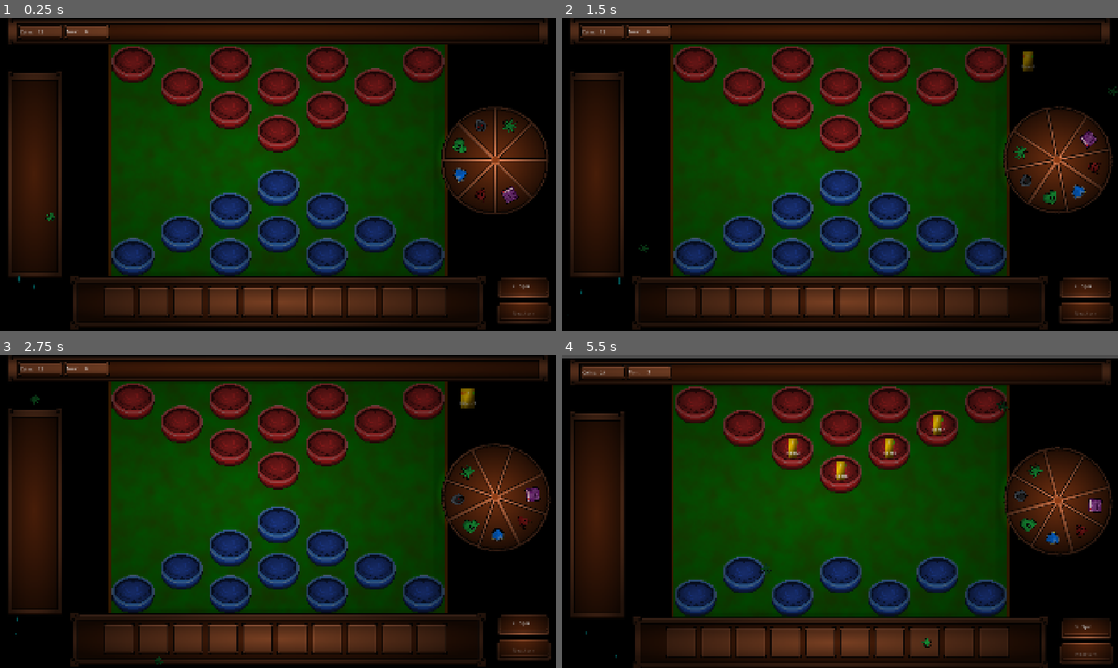
Above: before the commit, frames 1-4 (two rows, left to right).
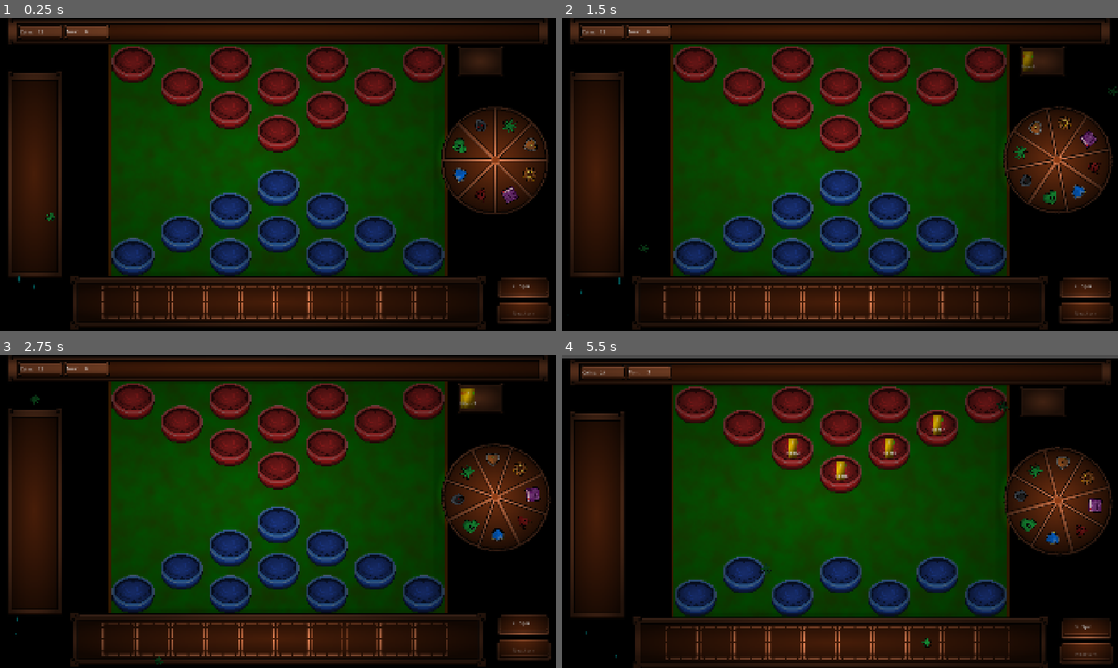
Above: after the commit, the same moments.

Repository: ArmanKianian/Untitled
Game: Godot game, scene res://scenes/game.tscn
Two runs of this game, one before a commit and one after it. Both use one fixed random seed, a clock stepped at 60 frames per second and the inputs below.
Inputs (mouse positions are in pixels of both pictures, inside the frame that each line leads up to):
- Up to frame 1 (0.25 s): no input
- Up to frame 2 (1.5 s): move the mouse to (962, 158) at 0.52 s; press the mouse at (962, 158) at 0.53 s; move the mouse to (695, 61) at 1.27 s; release the mouse at (695, 61) at 1.28 s; click (695, 61) at 1.35 s
- Up to frame 3 (2.75 s): move the mouse to (227, 398) at 2.02 s; press the mouse at (227, 398) at 2.03 s
- Up to frame 4 (5.5 s): move the mouse to (890, 398) at 2.77 s; release the mouse at (890, 398) at 2.78 s; click (890, 398) at 2.85 s; click "Next turn" at 3.5 s; move the mouse to (984, 398) at 4.27 s; press the mouse at (984, 398) at 4.28 s; release the mouse at (984, 398) at 5 s; click "Next turn" at 5 s

The runs differ from the first frame. In frame 1, 5.9% of the frame differs, in the area x 18-97%, y 9-97%; in frame 2, 5.7%; in frame 3, 5.7%; in frame 4, 6.0%, in the area x 18-96%, y 10-98%.

Commit message:
Graphic update
all assets made by my dear friend, Ramin Sheikheh.

Diff:
--- a/scenes/game.tscn
+++ b/scenes/game.tscn
@@ -20,6 +20,7 @@
 [ext_resource type="AudioStream" uid="uid://clhtgol0nroxx" path="res://SoundPack/Audio/card-shove-1.ogg" id="12_ir15t"]
 [ext_resource type="AudioStream" uid="uid://cbtr8n46fnd5d" path="res://SoundPack/Audio/card-shove-2.ogg" id="13_ca42v"]
 [ext_resource type="AudioStream" uid="uid://c87awitx7cjog" path="res://SoundPack/Audio/card-shove-3.ogg" id="14_rysoc"]
+[ext_resource type="Texture2D" uid="uid://djxpbnt3imyaf" path="res://Assets/UI/inventory box.png" id="16_37s47"]
 [ext_resource type="Texture2D" uid="uid://j2hdy0xvuw6r" path="res://Assets/Traits/forest trait.png" id="17_5newe"]
 
 [sub_resource type="AudioStreamRandomizer" id="AudioStreamRandomizer_yw4vu"]
@@ -179,6 +180,12 @@
 energy = 0.9
 texture = SubResource("GradientTexture2D_8nxoa")
 
+[node name="PointLight2D7" type="PointLight2D" parent="Lightings" unique_id=696340313]
+position = Vector2(698.5, -390.5)
+scale = Vector2(2.3593755, 1.4843748)
+energy = 0.4
+texture = SubResource("GradientTexture2D_8nxoa")
+
 [node name="Background" type="Node2D" parent="." unique_id=1655581937]
 
 [node name="Background" type="Sprite2D" parent="Background" unique_id=381845390]
@@ -221,6 +228,11 @@
 position = Vector2(0, 442)
 scale = Vector2(3, 3)
 texture = ExtResource("6_ssvqc")
+
+[node name="Enemy_inventory" type="Sprite2D" parent="Panels" unique_id=2003498211]
+position = Vector2(699, -390)
+scale = Vector2(4.611112, 3)
+texture = ExtResource("16_37s47")
 
 [node name="Spinning_Wheel" parent="." unique_id=905745828 instance=ExtResource("1_80nbo")]
 position = Vector2(750, -50)
--- a/scenes/slot.tscn
+++ b/scenes/slot.tscn
@@ -1,7 +1,7 @@
 [gd_scene format=3 uid="uid://cu816sfuctxvy"]
 
 [ext_resource type="Script" uid="uid://t4jfqi8v1qvp" path="res://scripts/slot.gd" id="1_4v6ba"]
-[ext_resource type="Texture2D" uid="uid://djxpbnt3imyaf" path="res://Assets/UI/inventory box.png" id="2_ic0fu"]
+[ext_resource type="Texture2D" uid="uid://cgujjugslc02i" path="res://Assets/UI/inventory box2.png" id="2_ic0fu"]
 
 [sub_resource type="RectangleShape2D" id="RectangleShape2D_yw4vu"]
 size = Vector2(87, 87)
--- a/scenes/spinning_wheel.tscn
+++ b/scenes/spinning_wheel.tscn
@@ -8,6 +8,8 @@
 [ext_resource type="Texture2D" uid="uid://ybqx5algql3t" path="res://Assets/Traits/Assasins Trait.png" id="6_47rxl"]
 [ext_resource type="Texture2D" uid="uid://k8q6816j20u3" path="res://Assets/Traits/arcane trait.png" id="7_xqj4p"]
 [ext_resource type="Texture2D" uid="uid://j2hdy0xvuw6r" path="res://Assets/Traits/forest trait.png" id="8_qdpr3"]
+[ext_resource type="Texture2D" uid="uid://cxpvk8wbdothy" path="res://Assets/Traits/Inventor trait.png" id="9_ylglt"]
+[ext_resource type="Texture2D" uid="uid://dyw330y8ot6jq" path="res://Assets/Traits/guardian trait.png" id="10_xj600"]
 
 [node name="Spinning_Wheel" type="Node2D" unique_id=905745828]
 script = ExtResource("1_skc0w")
@@ -46,3 +48,13 @@
 position = Vector2(-50, 120)
 rotation = 3.4906585
 texture = ExtResource("8_qdpr3")
+
+[node name="Inventor" type="Sprite2D" parent="." unique_id=1317476161]
+position = Vector2(-120, -50)
+rotation = 5.061455
+texture = ExtResource("9_ylglt")
+
+[node name="Guardian" type="Sprite2D" parent="." unique_id=809133612]
+position = Vector2(-120, 50)
+rotation = 4.363323
+texture = ExtResource("10_xj600")
Binary file added: Assets/Traits/Inventor trait.png
Not shown, added: Assets/Traits/Inventor trait.png.import
Binary file added: Assets/Traits/guardian trait.png
Not shown, added: Assets/Traits/guardian trait.png.import
Binary file added: Assets/UI/inventory box2.png
Not shown, added: Assets/UI/inventory box2.png.import
